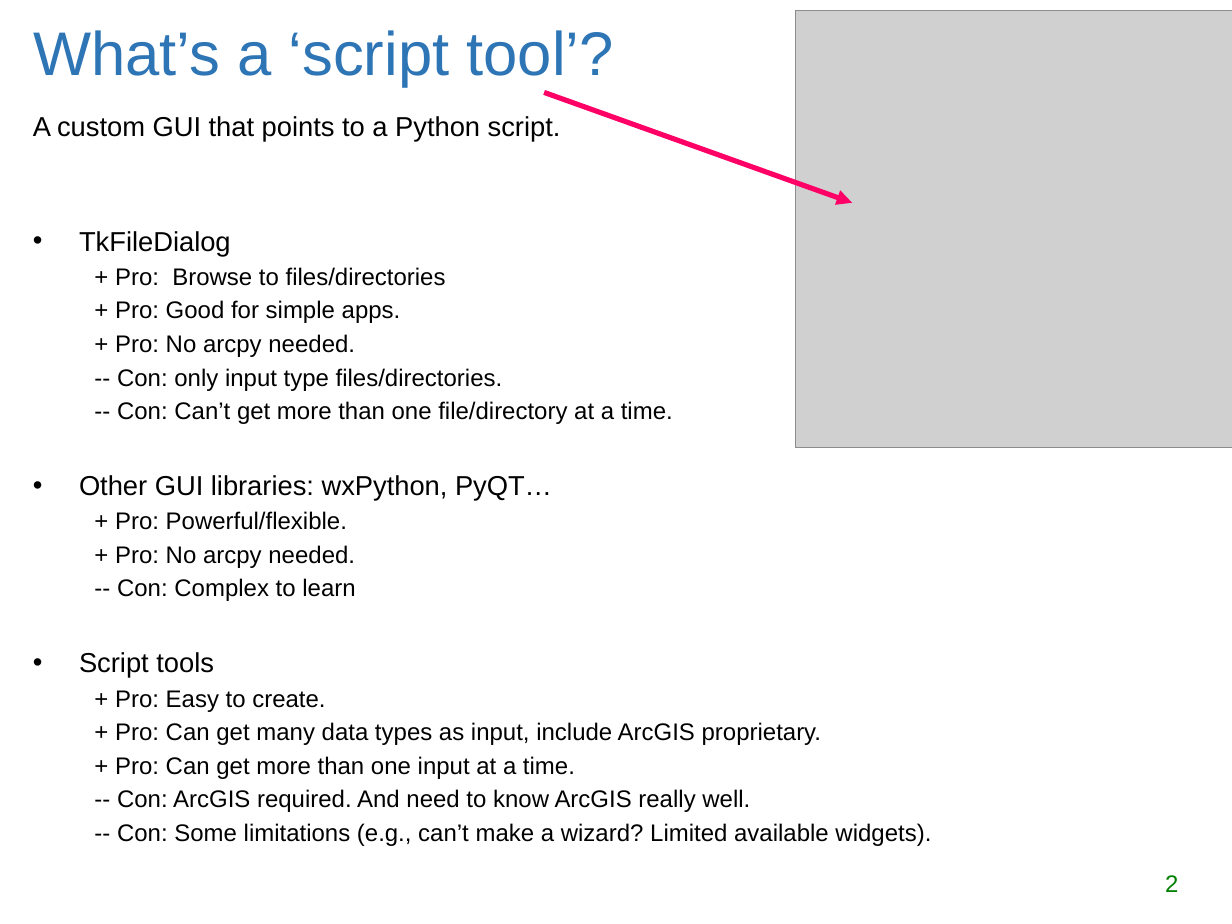
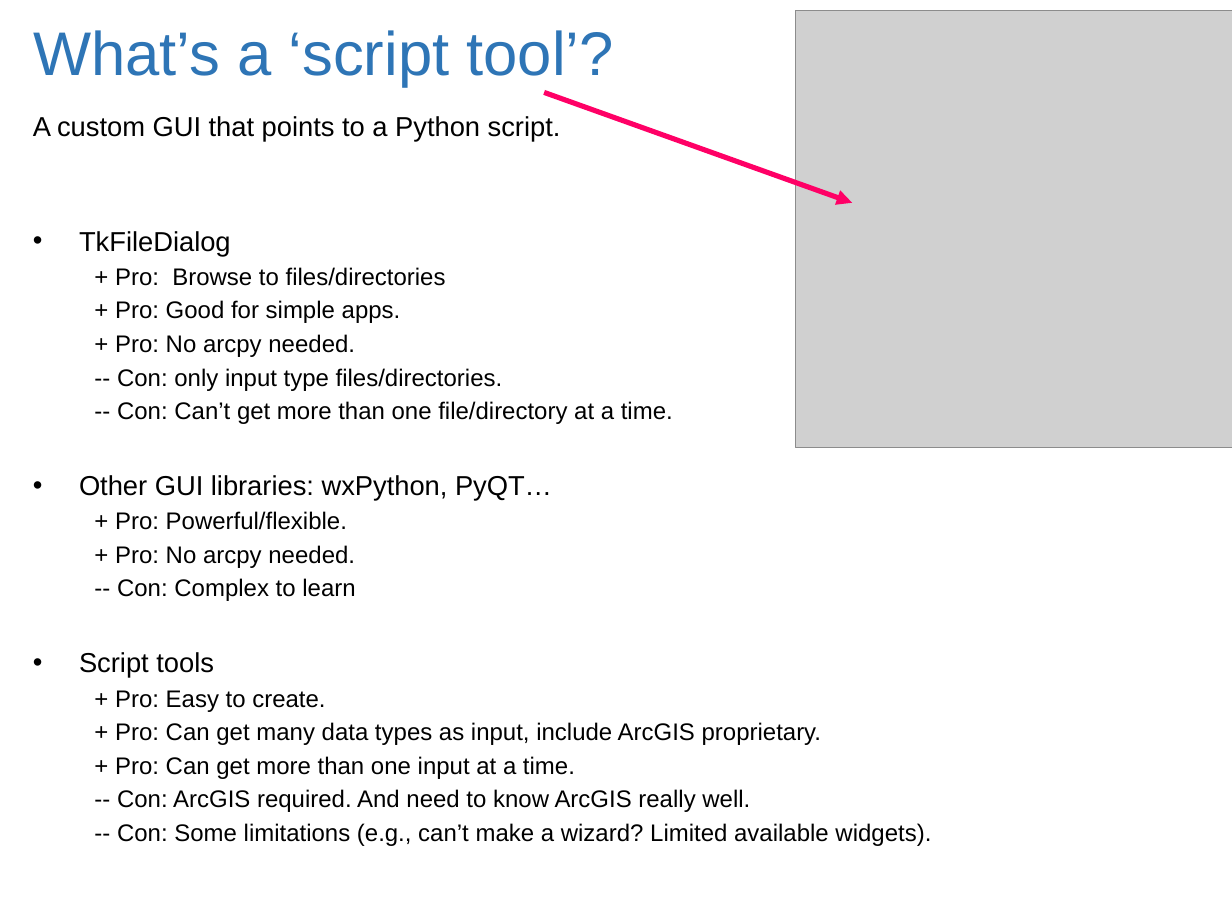
Before and after one commit to lgtateos/gis540, a slide deck: slide 2 of slides/arcScriptTools.pptx. Drawn at 1232x924 pixels with LibreOffice and Linux fonts; fonts in the diff are those of the drawing; grey boxes stand for pictures. Boxes give left, top, right and bottom in pixels: in the first picture for what was removed or moved away, otherwise in the second. Text is boxed around its words. In the diff, an @@ line names an element or a change of style, - is before the commit and + after.

```diff
--- a/slides/arcScriptTools.pptx
+++ b/slides/arcScriptTools.pptx
@@ page number removed at (x1=1165, y1=875, x2=1178, y2=892) @@
-2
```
Also in this commit, not shown: 9 other slides changed, 2 slides added.
